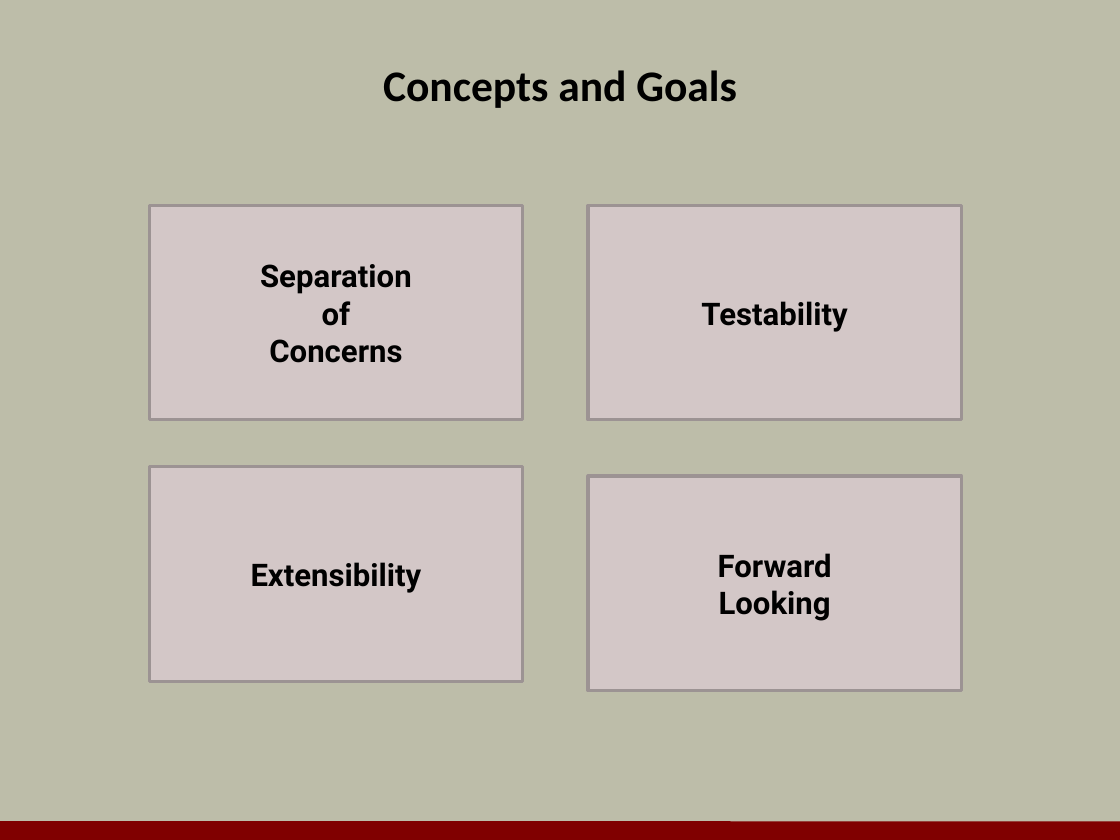
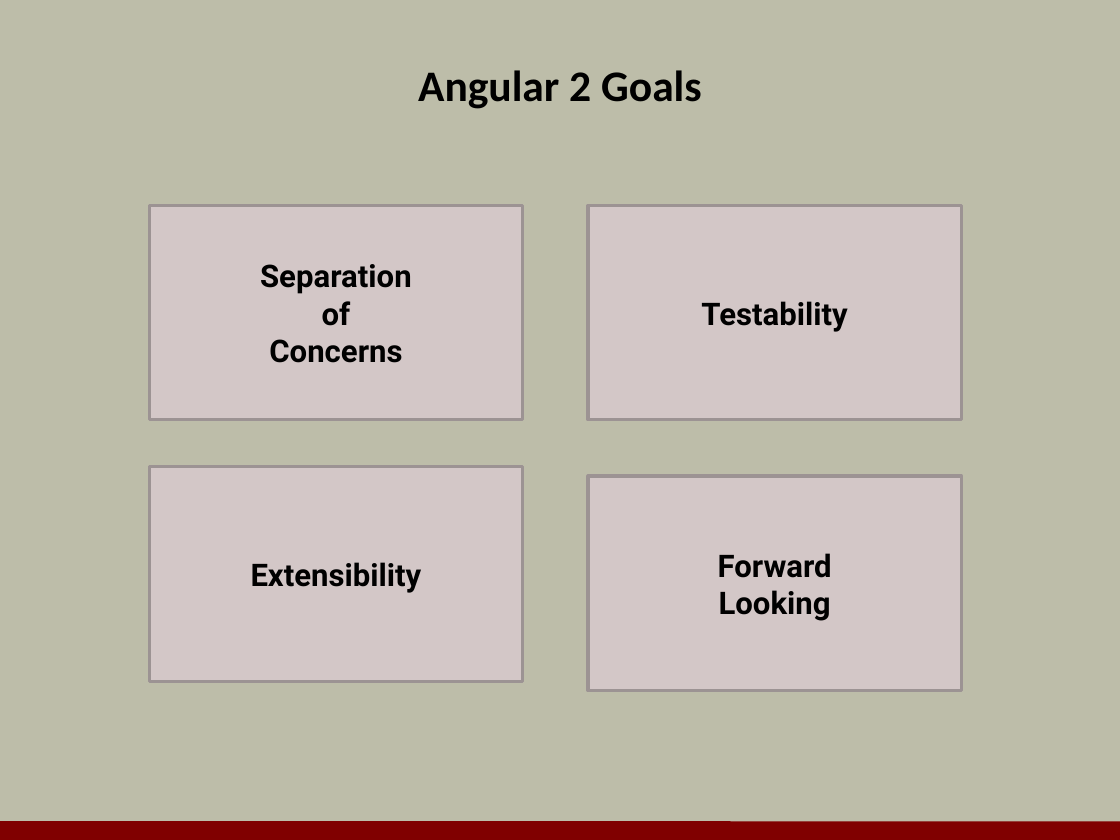
Before and after one commit to OdeToCode/classes, a slide deck: slide 3 of angular2/slides/01_Introduction.pptx. Drawn at 1120x840 pixels with LibreOffice and Linux fonts; fonts in the diff are those of the drawing; background and template pictures are left out. Boxes give left, top, right and bottom in pixels: in the first picture for what was removed or moved away, otherwise in the second. Text is boxed around its words. In the diff, an @@ line names an element or a change of style, - is before the commit and + after.

```diff
--- a/angular2/slides/01_Introduction.pptx
+++ b/angular2/slides/01_Introduction.pptx
@@ title at (418, 70, 702, 109): text changed @@
-Concepts and Goals
+Angular 2 Goals
```
Also in this commit, not shown: 5 other slides changed, 6 slides added, 4 slides removed, 1 other file.
